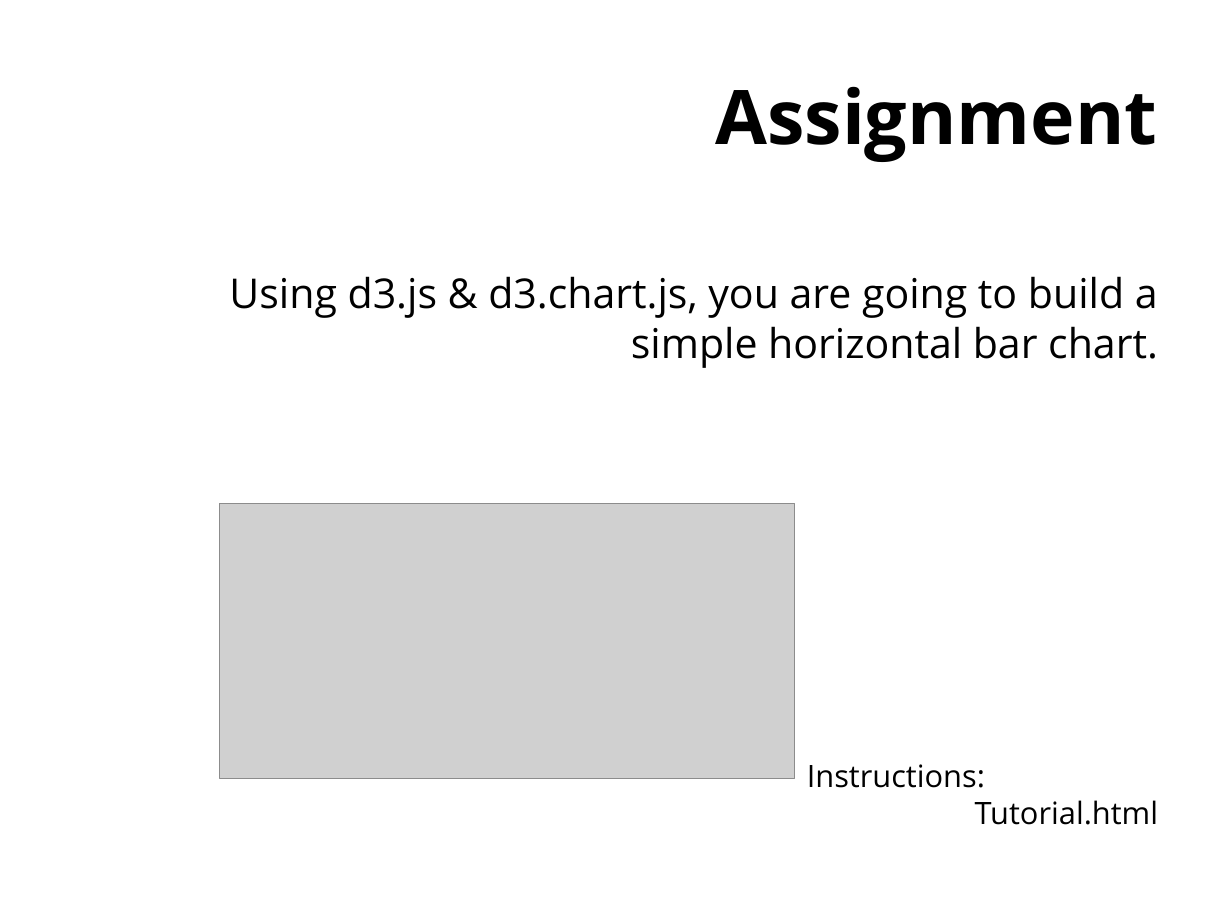
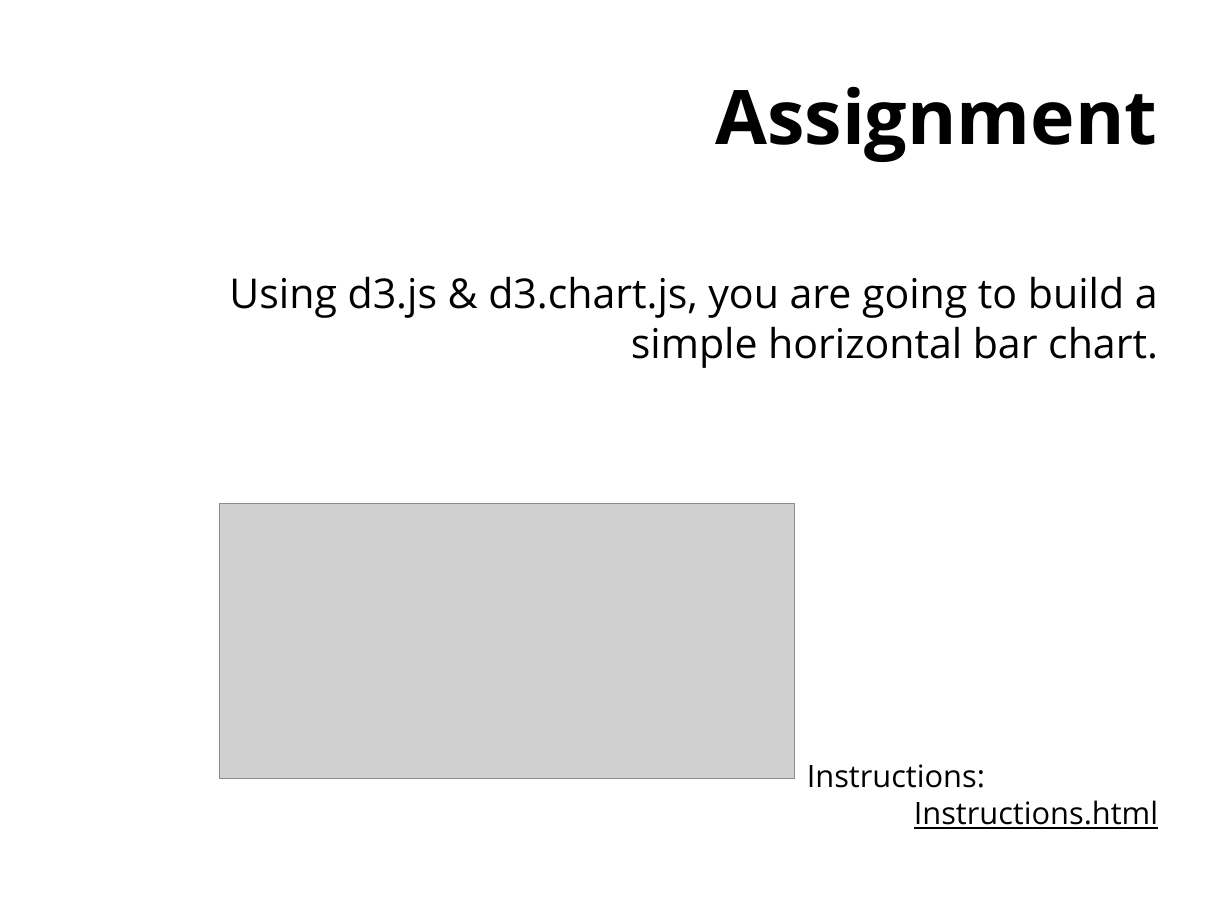
Before and after one commit to apere/d3-Lecture, a slide deck: slide 16 of d3_presentation_pere.pptx. Drawn at 1232x924 pixels with LibreOffice and Linux fonts; fonts in the diff are those of the drawing; grey boxes stand for pictures. Boxes give left, top, right and bottom in pixels: in the first picture for what was removed or moved away, otherwise in the second. Text is boxed around its words. In the diff, an @@ line names an element or a change of style, - is before the commit and + after.

```diff
--- a/d3_presentation_pere.pptx
+++ b/d3_presentation_pere.pptx
@@ text at [914, 800, 1158, 829]: text changed @@
-Tutorial.html
+Instructions.html
```
Also in this commit, not shown: 12 other slides changed, 7 other files.
